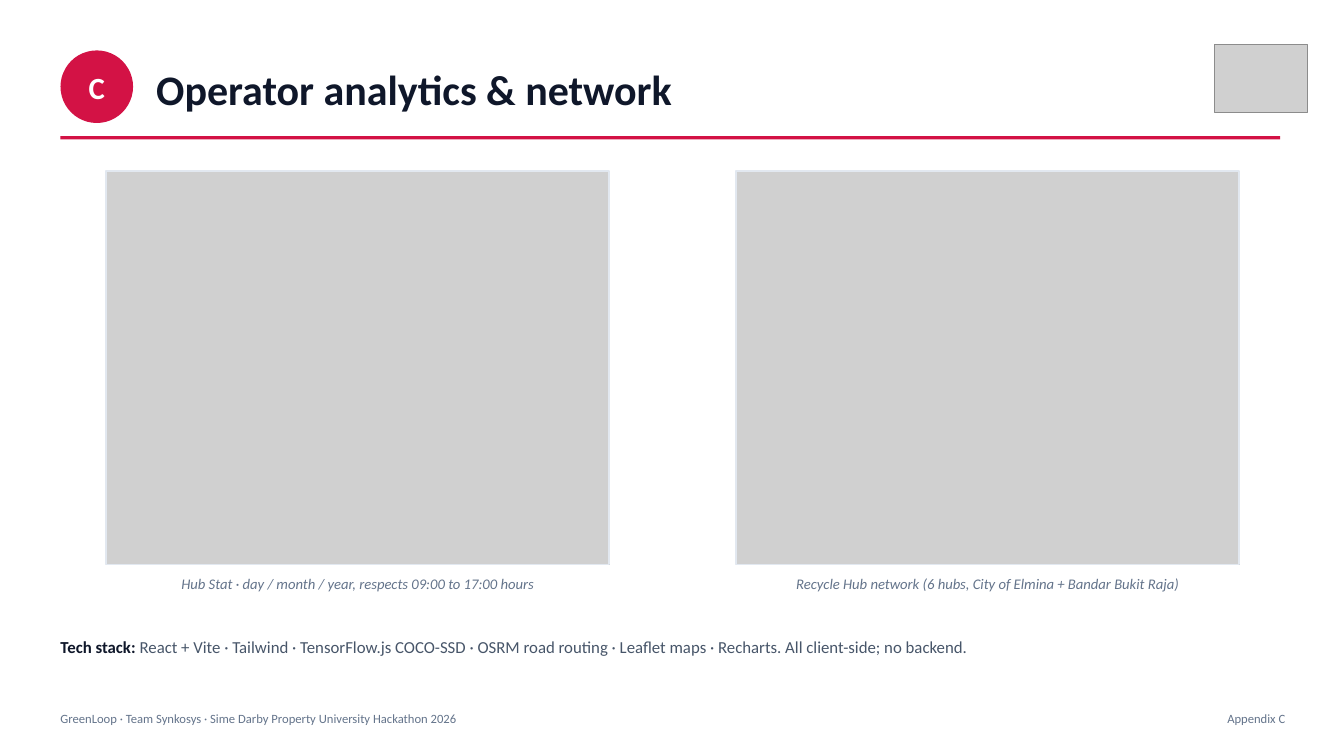
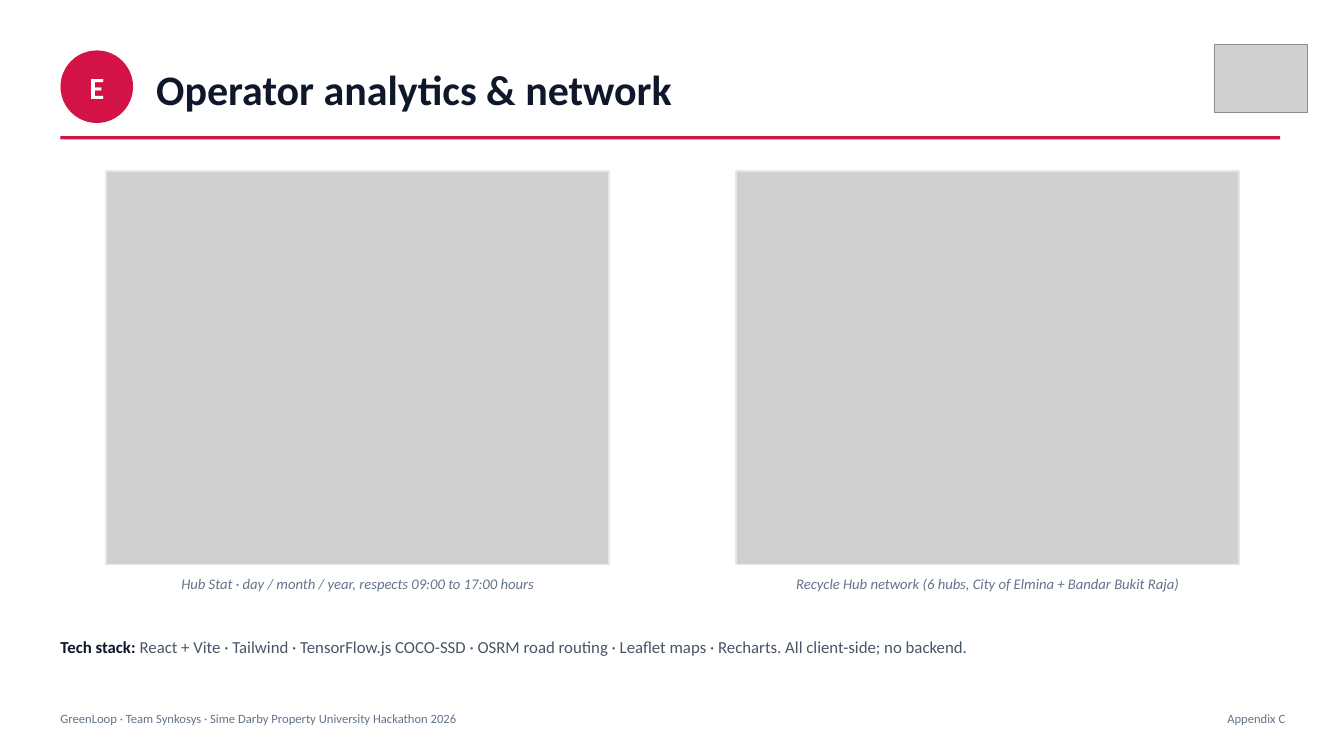
Before and after one commit to NajibAzir/greenloop, a slide deck: slide 6 of GreenLoop_Appendix.pptx (slide 4 before the commit). Drawn at 1344x756 pixels with LibreOffice and Linux fonts; fonts in the diff are those of the drawing; grey boxes stand for pictures. Boxes give left, top, right and bottom in pixels: in the first picture for what was removed or moved away, otherwise in the second. Text is boxed around its words. In the diff, an @@ line names an element or a change of style, - is before the commit and + after.

```diff
--- a/GreenLoop_Appendix.pptx
+++ b/GreenLoop_Appendix.pptx
@@ text in ellipse at (89,79,104,99): text changed @@
-C
+E
```
Also in this commit, not shown: 3 other slides changed, 8 slides added.
